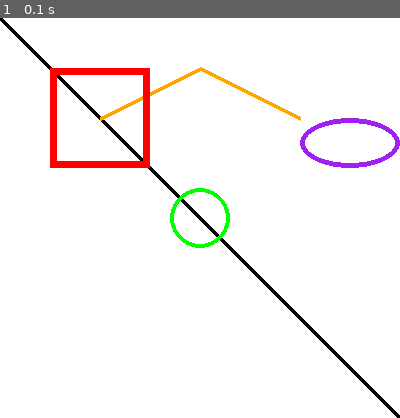
Above: before the commit, frame 1.
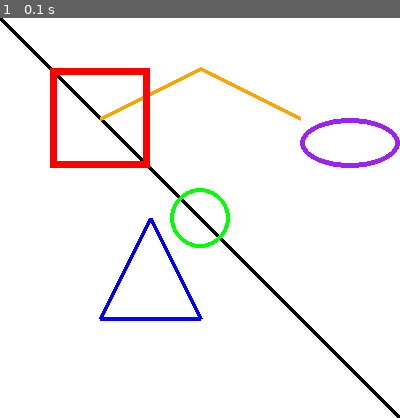
Above: after the commit, the same moment.

Repository: albashzia/Python_Pygame_Practice_Programs
Game: pygame game, started from Code/drawing_shapes.py
Same seed, same stepped clock (60 frames per second), same inputs: the game is played once before the commit and once after it.
Inputs:
- Up to frame 1 (0.1 s): no input

The runs differ from the first frame. In frame 1, 0.7% of the frame differs, in the area x 24-51%, y 50-76%.

Commit message:
Drawing a triangle on the surface using pygame.draw.polygon() function

Diff:
--- a/Code/drawing_shapes.py
+++ b/Code/drawing_shapes.py
@@ -35,6 +35,11 @@
                     (300,100,100,50),
                     5)
 
+pygame.draw.polygon(screen,
+                    "blue",
+                    [(100,300),(150,200),(200,300)],
+                    4)
+
 done = True
 while done:
     for event in pygame.event.get():
